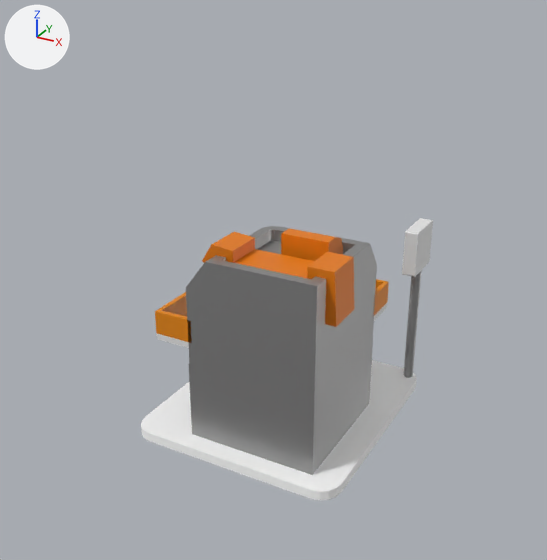
The glTF model assets/models/y.gltf: old version first, new version second.
One viewpoint serves both versions: a 50 mm lens placed at (1.5, -2.83, 2.06), pointed at (0.02, -0.14, 0.72). The lights are fixed; the arrows at upper left show +X, +Y and +Z. Where no turn or scale is listed for an object, it has been applied to the vertices.
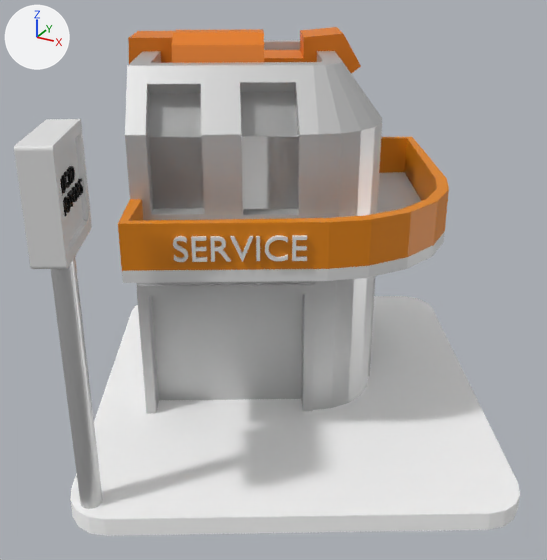
The edits, one by one:
Material 'Material.009' (mat_material_009) changes colour from grey #a8a8a8 to light grey #d6d6d6; in linear values from (0.393, 0.393, 0.393) to (0.674, 0.674, 0.674).
Material 'Material.003' (mat_material_003) is new.
Its base color is (0.0204, 0.0204, 0.0204) (black #272727).
Its metallic is 1.0.
Material 'Material.002' (mat_material_002) is new.
Its base color is (0.8, 0.8, 0.8) (white #e7e7e7).
Mesh me_text_002 is new.
It has 1342 vertices, 2656 faces and spans x -0.168..-0.003, y -0.006..0.258, z -0.071..0.049.
It uses material mat_material_003 (black #272727).
Mesh me_text is new.
It has 698 vertices, 1372 faces and spans x -0.008..0.433, y 0.003..0.273, z -0.001..0.096.
It uses material mat_material_002 (white #e7e7e7).
Object 'Cube' (ob_cube) moves from (0.006, 0.003, -0.001) to (0.025, -0.011, 0.098).
Object 'Cube' (ob_cube) turns from (0, 0, 0) to (0, 0, -150) degrees about x, y and z.
Object 'Cube' (ob_cube) is rescaled from (0.509, 0.56, 0.0228) to (0.873, 0.961, 0.0391).
Object 'Cube.001' (ob_cube_001) moves from (0.18, -0.264, 0.225) to (-0.461, 0.236, 0.484).
Object 'Cube.001' (ob_cube_001) turns from (0, 0, 0) to (0, 0, -150) degrees about x, y and z.
Object 'Cube.001' (ob_cube_001) is rescaled from (0.205, 0.205, 0.205) to (0.352, 0.352, 0.352).
Object 'Cube.002' (ob_cube_002) moves from (0.18, -0.264, -0.038) to (-0.461, 0.236, 0.034).
Object 'Cube.002' (ob_cube_002) turns from (0, 0, 0) to (0, 0, -150) degrees about x, y and z.
Object 'Cube.002' (ob_cube_002) is rescaled from (0.205, 0.205, 0.205) to (0.352, 0.352, 0.352).
Object 'Cube.003' (ob_cube_003) moves from (0.18, -0.264, -0.038) to (-0.461, 0.236, 0.034).
Object 'Cube.003' (ob_cube_003) turns from (0, 0, 0) to (0, 0, -150) degrees about x, y and z.
Object 'Cube.003' (ob_cube_003) is rescaled from (0.205, 0.205, 0.205) to (0.352, 0.352, 0.352).
Object 'Cube.006' (ob_cube_006) moves from (0.456, 0.506, 0.735) to (-0.21, -1.144, 1.36).
Object 'Cube.006' (ob_cube_006) turns from (0, 0, 0) to (0, 0, -150) degrees about x, y and z.
Object 'Cube.006' (ob_cube_006) is rescaled from (0.0318, 0.111, 0.111) to (0.0545, 0.19, 0.19).
Object 'Cube.007' (ob_cube_007) moves from (0.18, -0.264, 0.225) to (-0.461, 0.236, 0.484).
Object 'Cube.007' (ob_cube_007) turns from (0, 0, 0) to (0, 0, -150) degrees about x, y and z.
Object 'Cube.007' (ob_cube_007) is rescaled from (0.205, 0.205, 0.205) to (0.352, 0.352, 0.352).
Object 'Text.002' (ob_text_002) is new; it shows me_text_002.
Its location is (-0.094, -1.249, 1.382).
Object 'Text' (ob_text) is new; it shows me_text.
Its location is (-0.086, -0.732, 0.996).

Location of each change, (x1, y1, x2, y2) in pixels of the pictures (547 x 560 px):
'Cube.001', recoloured, moved, turned, rescaled: before (186, 226, 422, 475); after (51, 40, 382, 509)
'Cube', moved, turned, rescaled: before (141, 360, 417, 501); after (70, 296, 520, 536)
'Cube.003', moved, turned, rescaled: before (155, 279, 389, 343); after (118, 137, 449, 271)
'Cube.007', moved, turned, rescaled: before (202, 228, 354, 327); after (128, 27, 361, 73)
'Cube.006', moved, turned, rescaled: before (402, 218, 433, 277); after (14, 119, 92, 269)
'Cube.002', moved, turned, rescaled: before (156, 303, 387, 348); after (122, 172, 445, 283)
'Text', added: after (173, 235, 307, 262)
'Text.002', added (black): after (60, 166, 83, 216)
